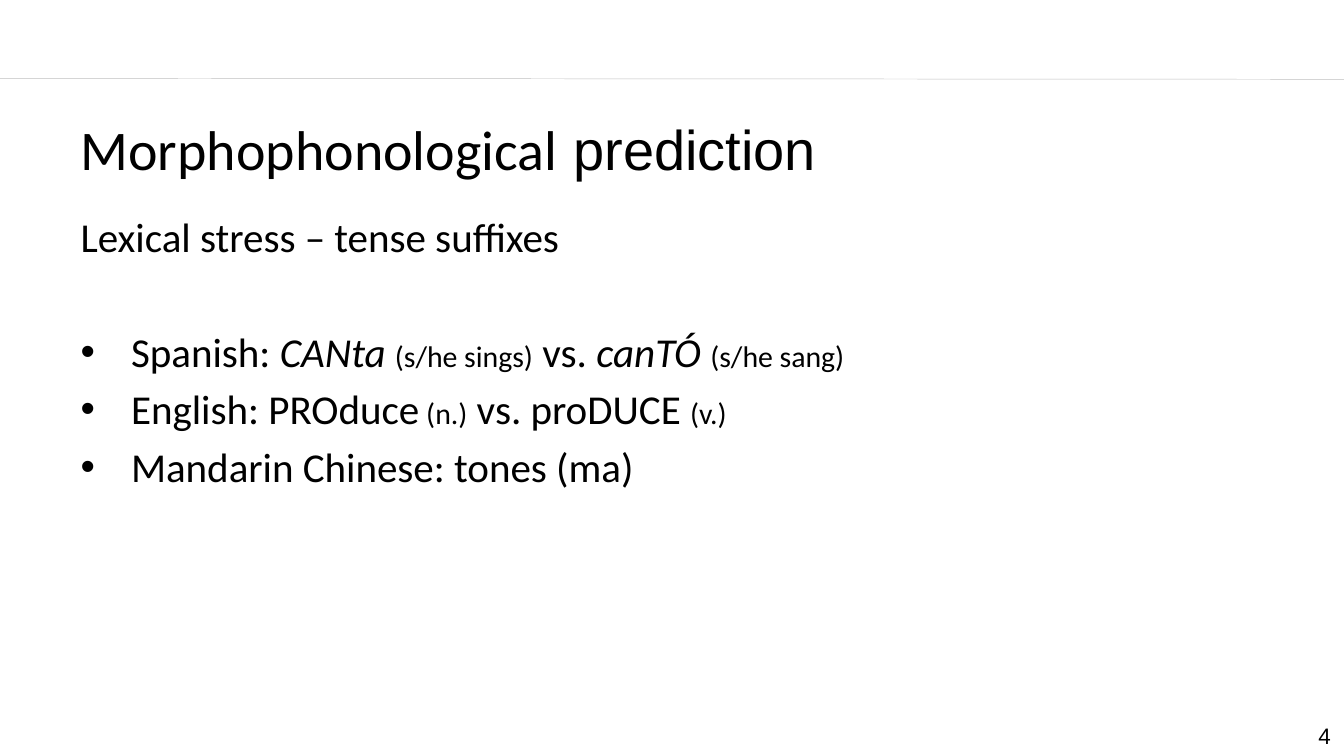
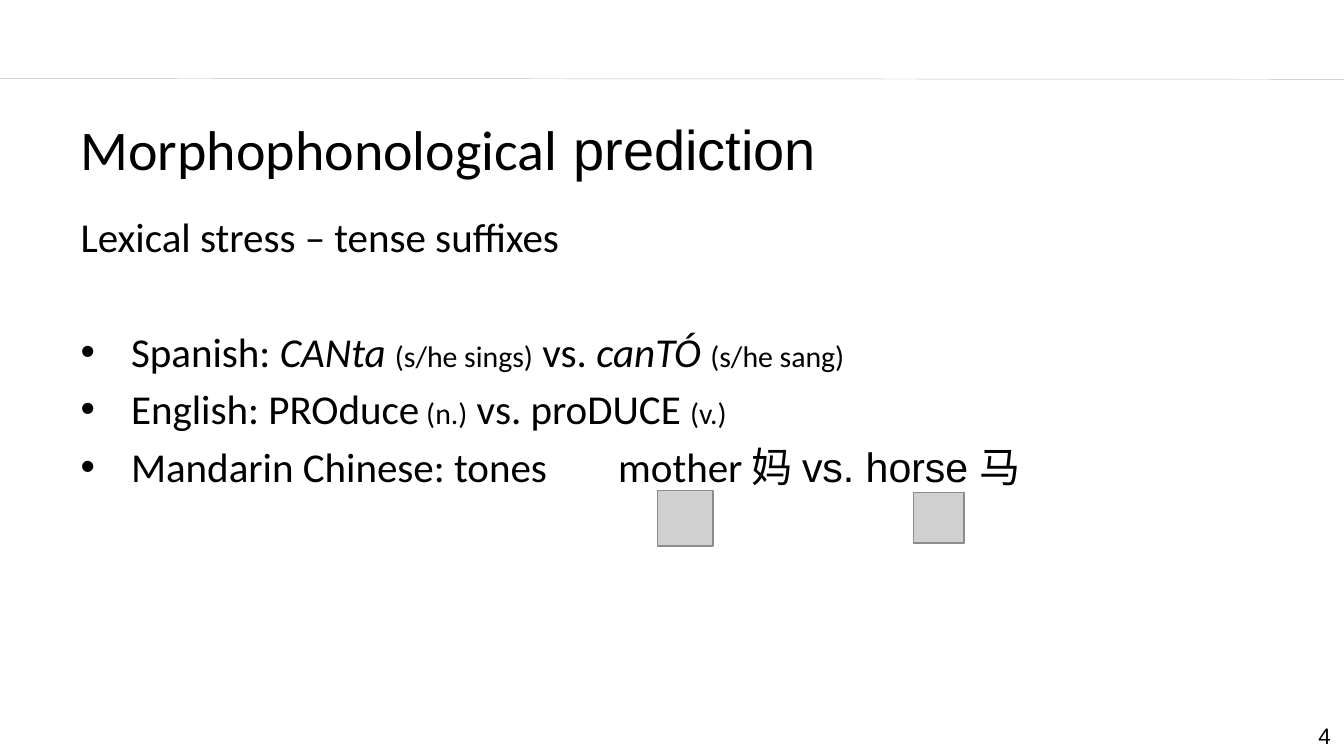
Before and after one commit to laurafdeza/Dissertation, a slide deck: slide 4 of ru_defense_slides.pptx. Drawn at 1344x756 pixels with LibreOffice and Linux fonts; fonts in the diff are those of the drawing; grey boxes stand for pictures; background and template pictures are left out. Boxes give left, top, right and bottom in pixels: in the first picture for what was removed or moved away, otherwise in the second. Text is boxed around its words. In the diff, an @@ line names an element or a change of style, - is before the commit and + after.

```diff
--- a/ru_defense_slides.pptx
+++ b/ru_defense_slides.pptx
@@ text at [131,447,1021,492]: text changed @@
-• Mandarin Chinese: tones (ma)
+• Mandarin Chinese: tones mother 妈 vs. horse 马
@@ picture added at [657,491,712,546] @@
@@ picture added at [914,492,965,543] @@
```
Also in this commit, not shown: 5 other slides changed.
